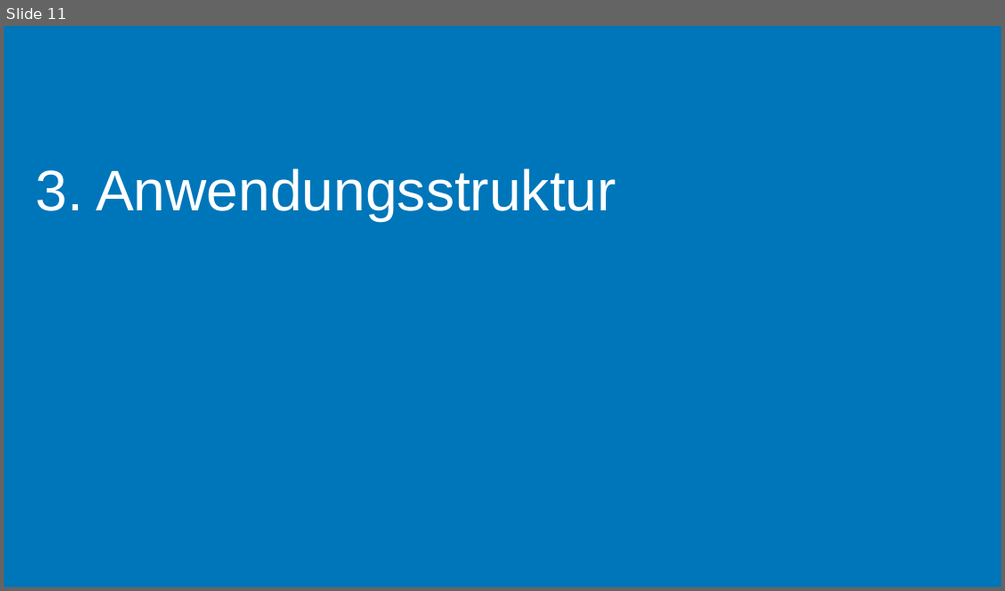
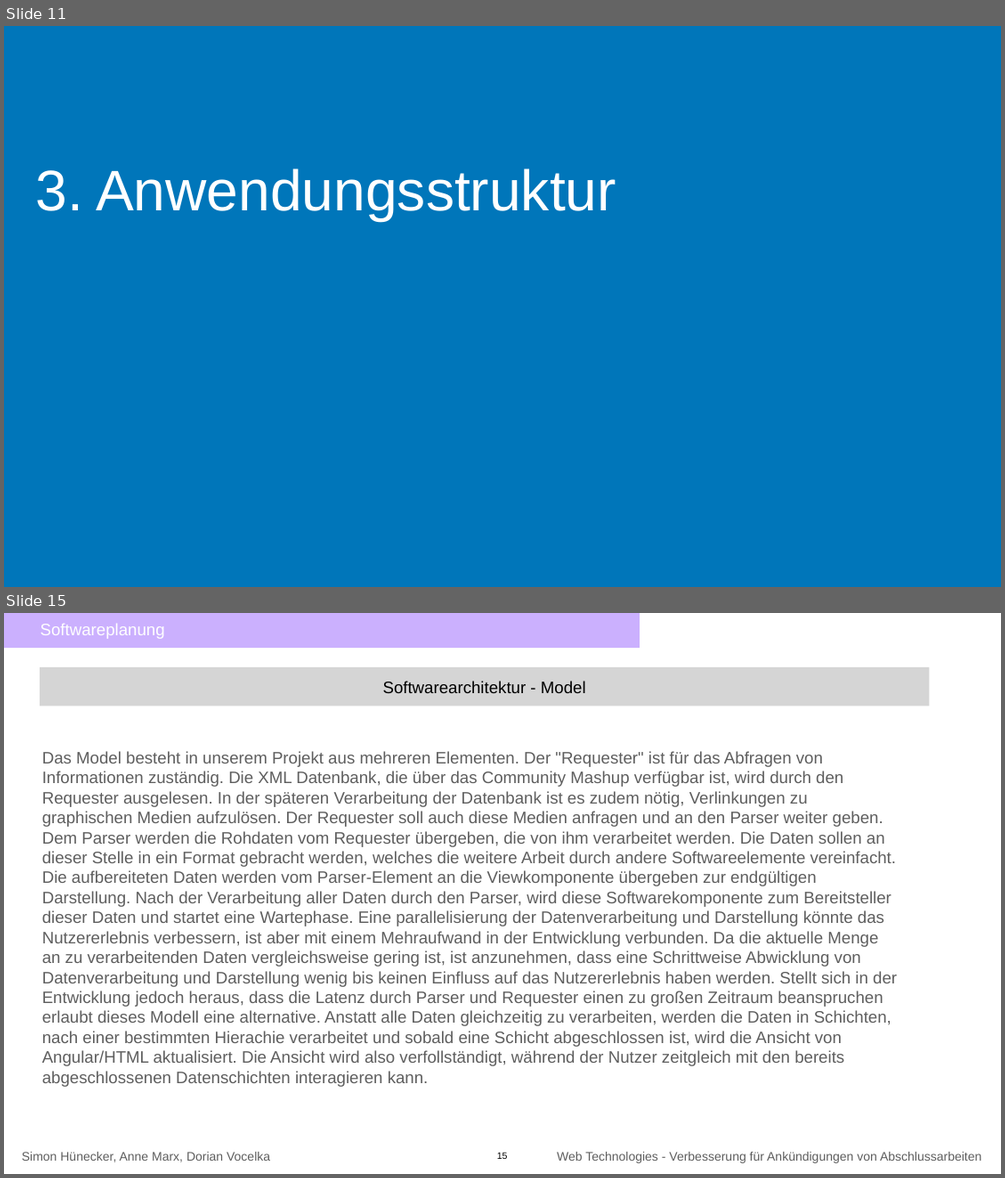
Before and after one commit to annenotarobot/WebTech-Assignemnt-3, a slide deck: documentation/Abgabefolien Assignement 2 (zusätzlichen Inhalt).pptx. Shown one above the other, each under a label of ours: slide 11 before the commit, slides 11 and 15 after it; the slides between them are not shown. The pictures are 1005x591 and 1005x1178 pixels, drawn with LibreOffice and Linux fonts; fonts in the diff are those of the drawing. Boxes give left, top, right and bottom in pixels: in the first picture for what was removed or moved away, otherwise in the second. Text is boxed around its words. In the diff, an @@ line names an element or a change of style, - is before the commit and + after.

```diff
--- a/documentation/Abgabefolien Assignement 2 (zusätzlichen Inhalt).pptx
+++ b/documentation/Abgabefolien Assignement 2 (zusätzlichen Inhalt).pptx
@@ slide 15 added at [4,613,1001,1174], background #FFFFFF @@
@@ rectangle added at [4,613,639,648], fill #8D52FD at 45% opacity, 32 pt, text #FFFFFF @@
+    Softwareplanung
@@ rectangle added at [40,667,929,706], fill #D5D5D5, 32 pt, text #000000 @@
+Softwarearchitektur - Model
@@ text added at [42,751,897,1086], 32 pt, text #5E5E5E @@
+Das Model besteht in unserem Projekt aus mehreren Elementen. Der "Requester" ist für das Abfragen von Informationen zuständig. Die XML Datenbank, die über das Community Mashup verfügbar ist, wird durch den Requester ausgelesen. In der späteren Verarbeitung der Datenbank ist es zudem nötig, Verlinkungen zu graphischen Medien aufzulösen. Der Requester soll auch diese Medien anfragen und an den Parser weiter geben. Dem Parser werden die Rohdaten vom Requester übergeben, die von ihm verarbeitet werden. Die Daten sollen an dieser Stelle in ein Format gebracht werden, welches die weitere Arbeit durch andere Softwareelemente vereinfacht. Die aufbereiteten Daten werden vom Parser-Element an die Viewkomponente übergeben zur endgültigen Darstellung. Nach der Verarbeitung aller Daten durch den Parser, wird diese Softwarekomponente zum Bereitsteller dieser Daten und startet eine Wartephase. Eine parallelisierung der Datenverarbeitung und Darstellung könnte das Nutzererlebnis verbessern, ist aber mit einem Mehraufwand in der Entwicklung verbunden. Da die aktuelle Menge an zu verarbeitenden Daten vergleichsweise gering ist, ist anzunehmen, dass eine Schrittweise Abwicklung von Datenverarbeitung und Darstellung wenig bis keinen Einfluss auf das Nutzererlebnis haben werden. Stellt sich in der Entwicklung jedoch heraus, dass die Latenz durch Parser und Requester einen zu großen Zeitraum beanspruchen erlaubt dieses Modell eine alternative. Anstatt alle Daten gleichzeitig zu verarbeiten, werden die Daten in Schichten, nach einer bestimmten Hierachie verarbeitet und sobald eine Schicht abgeschlossen ist, wird die Ansicht von Angular/HTML aktualisiert. Die Ansicht wird also verfollständigt, während der Nutzer zeitgleich mit den bereits abgeschlossenen Datenschichten interagieren kann.
@@ text added at [22,1151,270,1162], 24 pt, text #5E5E5E @@
+Simon Hünecker, Anne Marx, Dorian Vocelka
@@ page number added at [497,1151,508,1159], 18 pt, text #000000 @@
+15
@@ text added at [557,1151,981,1163], 24 pt, text #5E5E5E @@
+Web Technologies - Verbesserung für Ankündigungen von Abschlussarbeiten
```
Also in this commit, not shown: 7 other slides added.
